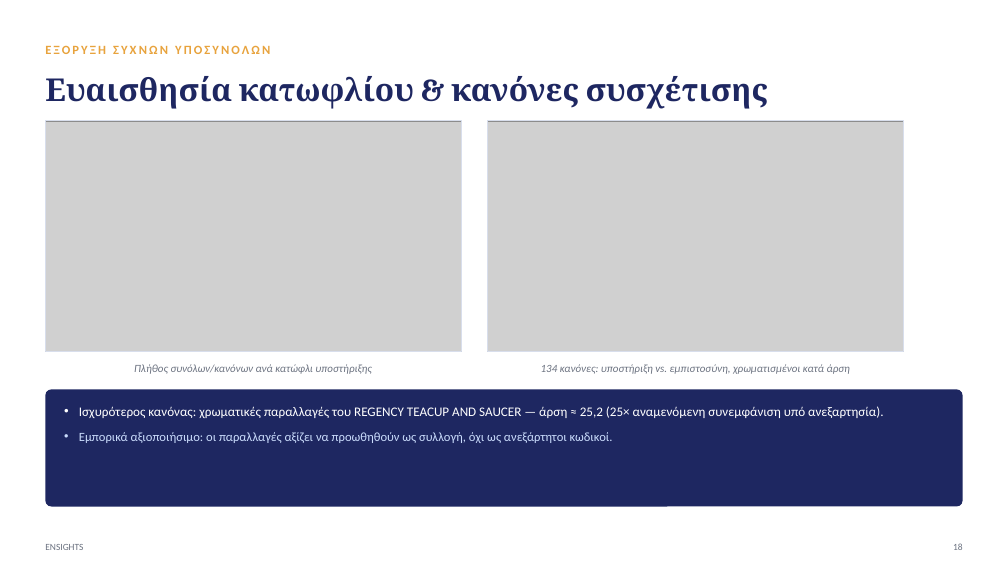
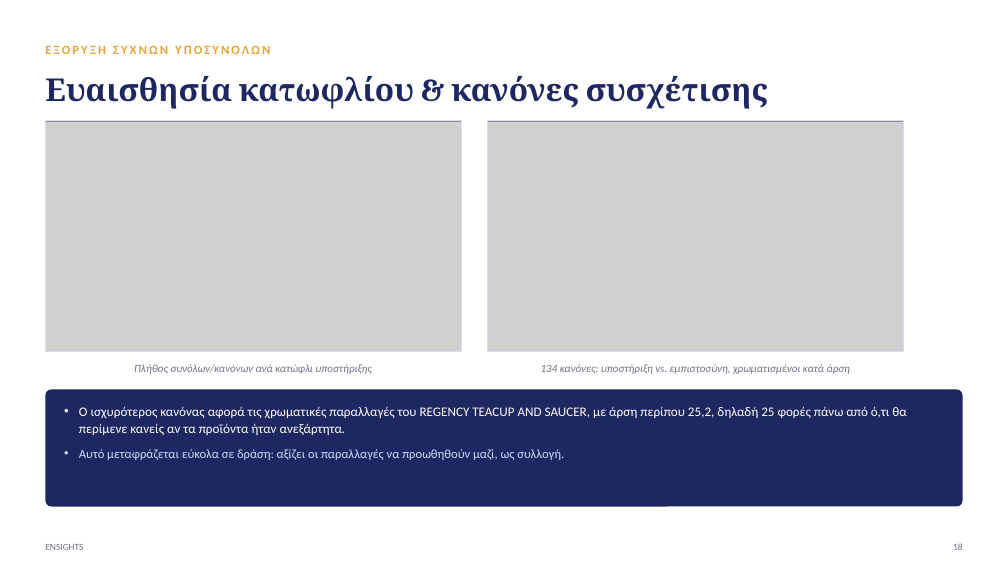
Before and after one commit to xrhstosmour/ensights, a slide deck: slide 19 of ensights-thesis-defense.pptx. Drawn at 1008x567 pixels with LibreOffice and Linux fonts; fonts in the diff are those of the drawing; grey boxes stand for pictures. Boxes give left, top, right and bottom in pixels: in the first picture for what was removed or moved away, otherwise in the second. Text is boxed around its words. In the diff, an @@ line names an element or a change of style, - is before the commit and + after.

```diff
--- a/ensights-thesis-defense.pptx
+++ b/ensights-thesis-defense.pptx
@@ text at (79, 406, 906, 460): text changed @@
-• Ισχυρότερος κανόνας: χρωματικές παραλλαγές του REGENCY TEACUP AND SAUCER — άρση ≈ 25,2 (25× αναμενόμενη συνεμφάνιση υπό ανεξαρτησία).
-• Εμπορικά αξιοποιήσιμο: οι παραλλαγές αξίζει να προωθηθούν ως συλλογή, όχι ως ανεξάρτητοι κωδικοί.
+• Ο ισχυρότερος κανόνας αφορά τις χρωματικές παραλλαγές του REGENCY TEACUP AND SAUCER, με άρση περίπου 25,2, δηλαδή 25 φορές πάνω από ό,τι θα περίμενε κανείς αν τα προϊόντα ήταν ανεξάρτητα.
+• Αυτό μεταφράζεται εύκολα σε δράση: αξίζει οι παραλλαγές να προωθηθούν μαζί, ως συλλογή.
```
Also in this commit, not shown: 31 other slides changed.
